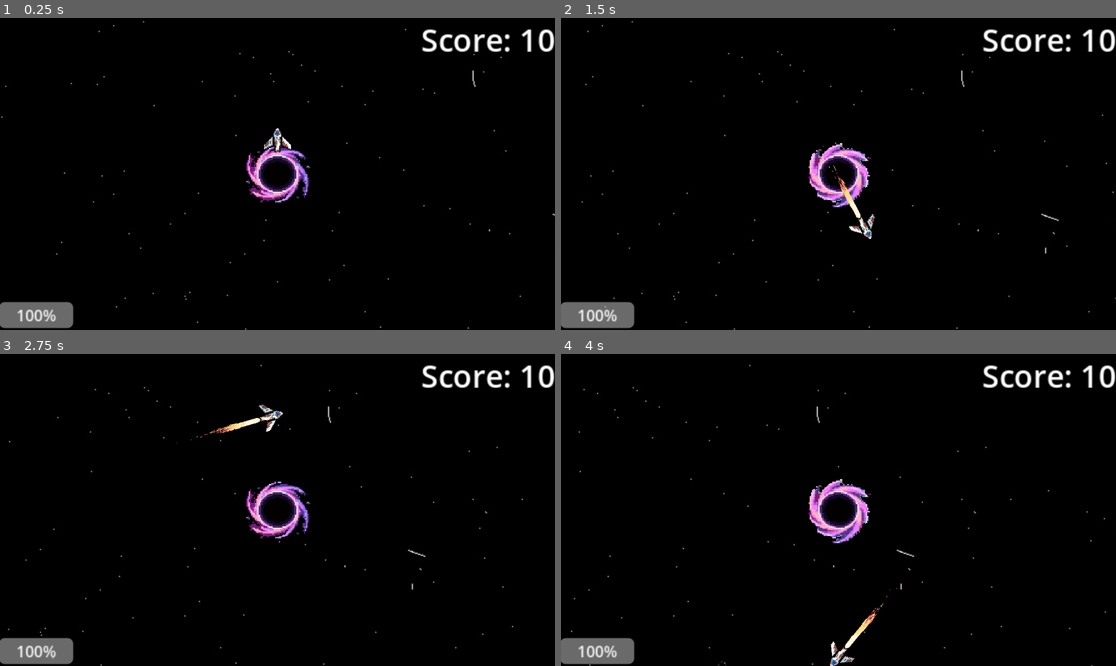
Above: before the commit, frames 1-4 (two rows, left to right).
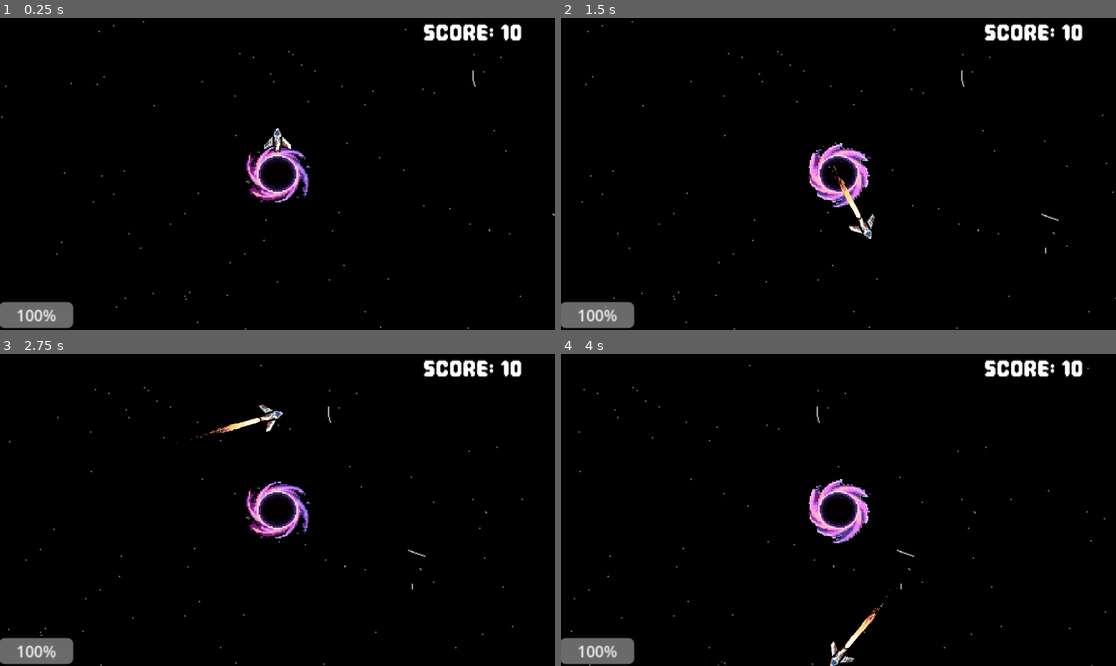
Above: after the commit, the same moments.

Repository: Fila2224/bounce-back
Game: Godot game, scene res://scenes/main_scene.tscn
Two runs of this game, one before a commit and one after it. Both use one fixed random seed, a clock stepped at 60 frames per second and the inputs below.
Inputs:
- Up to frame 1 (0.25 s): no input
- Up to frame 2 (1.5 s): hold D (right) 0.53-1.28 s; tap Space (blip) at 0.6 s; hold S (down) from 1.28 s (still down); tap Shift (speed) at 1.35 s
- Up to frame 3 (2.75 s): release S (down) at 2.03 s; hold D (right) from 2.03 s (still down); tap Space (blip) at 2.1 s
- Up to frame 4 (4 s): release D (right) at 2.78 s; hold Up (up) 2.78-3.53 s; tap Shift (speed) at 2.85 s; hold Left (left) from 3.53 s (still down); tap Space (blip) at 3.6 s

The runs differ from the first frame. In frame 1, 1.2% of the frame differs, in the area x 75-100%, y 1-11%; in frame 2, 1.2%; in frame 3, 1.2%; in frame 4, 1.2%.

Commit message:
the core (no background)

Diff:
--- a/scenes/main_scene.tscn
+++ b/scenes/main_scene.tscn
@@ -1,6 +1,7 @@
-[gd_scene load_steps=8 format=3 uid="uid://brdy86nmjtwqy"]
+[gd_scene format=3 uid="uid://brdy86nmjtwqy"]
 
 [ext_resource type="Texture2D" uid="uid://uyiytog8t307" path="res://assets/galaxy.jpg" id="1_0f027"]
+[ext_resource type="FontFile" uid="uid://dmdxmf6xq17va" path="res://assets/Pixel Game.otf" id="2_18nlu"]
 [ext_resource type="PackedScene" uid="uid://c2bjypt5qheov" path="res://scenes/moon-center.tscn" id="2_pw63i"]
 [ext_resource type="PackedScene" uid="uid://upw6p8d5t0yw" path="res://scenes/rocket.tscn" id="3_7ykc4"]
 [ext_resource type="Script" uid="uid://ci12vg25c60jc" path="res://scripts/line_2d.gd" id="4_pu3yx"]
@@ -8,51 +9,55 @@
 [ext_resource type="Script" uid="uid://plwc1imrhodc" path="res://scripts/main_scene.gd" id="6_main"]
 [ext_resource type="Script" uid="uid://v6wkp3rltiu1" path="res://scenes/progress_bar.gd" id="6_rt2n2"]
 
-[node name="main_scene" type="Node2D"]
+[node name="main_scene" type="Node2D" unique_id=1130820366]
 script = ExtResource("6_main")
 
-[node name="score" type="Label" parent="."]
-offset_left = 149.0
+[node name="score" type="Label" parent="." unique_id=203548111]
+z_index = 50
+texture_filter = 1
+offset_left = 151.0
 offset_top = -162.0
-offset_right = 288.0
-offset_bottom = -117.0
+offset_right = 254.0
+offset_bottom = -128.0
+size_flags_horizontal = 4
 theme_override_colors/font_outline_color = Color(0, 0, 0, 1)
 theme_override_constants/outline_size = 6
+theme_override_fonts/font = ExtResource("2_18nlu")
 theme_override_font_sizes/font_size = 32
 text = "Score: 10"
 
-[node name="moon-center" parent="." instance=ExtResource("2_pw63i")]
+[node name="moon-center" parent="." unique_id=412338268 instance=ExtResource("2_pw63i")]
 texture_filter = 1
 position = Vector2(0, 0)
 scale = Vector2(1.3, 1.225)
 
-[node name="Camera2D" type="Camera2D" parent="moon-center"]
+[node name="Camera2D" type="Camera2D" parent="moon-center" unique_id=599893514]
 position = Vector2(0, 2.3841858e-07)
 scale = Vector2(2.509804, 2.6666667)
 zoom = Vector2(2, 2)
 
-[node name="rocket" parent="." node_paths=PackedStringArray("planet") instance=ExtResource("3_7ykc4")]
+[node name="rocket" parent="." unique_id=1085727225 node_paths=PackedStringArray("planet") instance=ExtResource("3_7ykc4")]
 texture_filter = 1
 position = Vector2(0, -40)
 planet = NodePath("../moon-center")
 
-[node name="Line2D" type="Line2D" parent="." groups=["line"]]
+[node name="Line2D" type="Line2D" parent="." unique_id=1320272370 groups=["line"]]
 visible = false
 z_index = -5
 default_color = Color(1, 0.43137255, 0.078431375, 0.9019608)
 script = ExtResource("4_pu3yx")
 
-[node name="MeteorTimer" type="Timer" parent="."]
+[node name="MeteorTimer" type="Timer" parent="." unique_id=103972838]
 wait_time = 2.5
 autostart = true
 
-[node name="background" type="Sprite2D" parent="."]
+[node name="background" type="Sprite2D" parent="." unique_id=1792042668]
 z_index = -10
 position = Vector2(611, 7)
 texture = ExtResource("1_0f027")
 script = ExtResource("6_c16ls")
 
-[node name="ProgressBar" type="ProgressBar" parent="."]
+[node name="ProgressBar" type="ProgressBar" parent="." unique_id=982345701]
 offset_left = -289.0
 offset_top = 133.0
 offset_right = -212.0
@@ -60,5 +65,5 @@
 step = 0.0
 script = ExtResource("6_rt2n2")
 
-[node name="Timer" type="Timer" parent="ProgressBar"]
+[node name="Timer" type="Timer" parent="ProgressBar" unique_id=2098228123]
 wait_time = 0.05
Binary file added: assets/Pixel Game.otf
Not shown, added: assets/Pixel Game.otf.import
Not shown: 1 places in scenes/moon_center.tscn that only renumber resources
